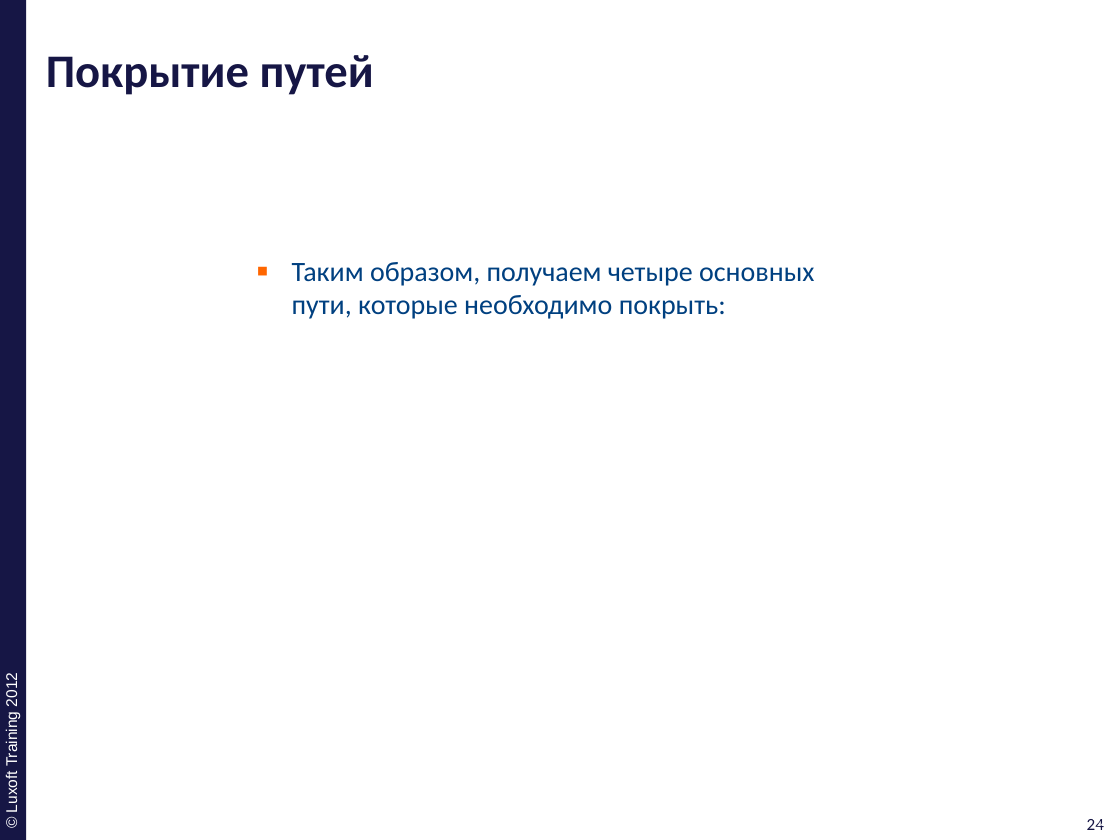
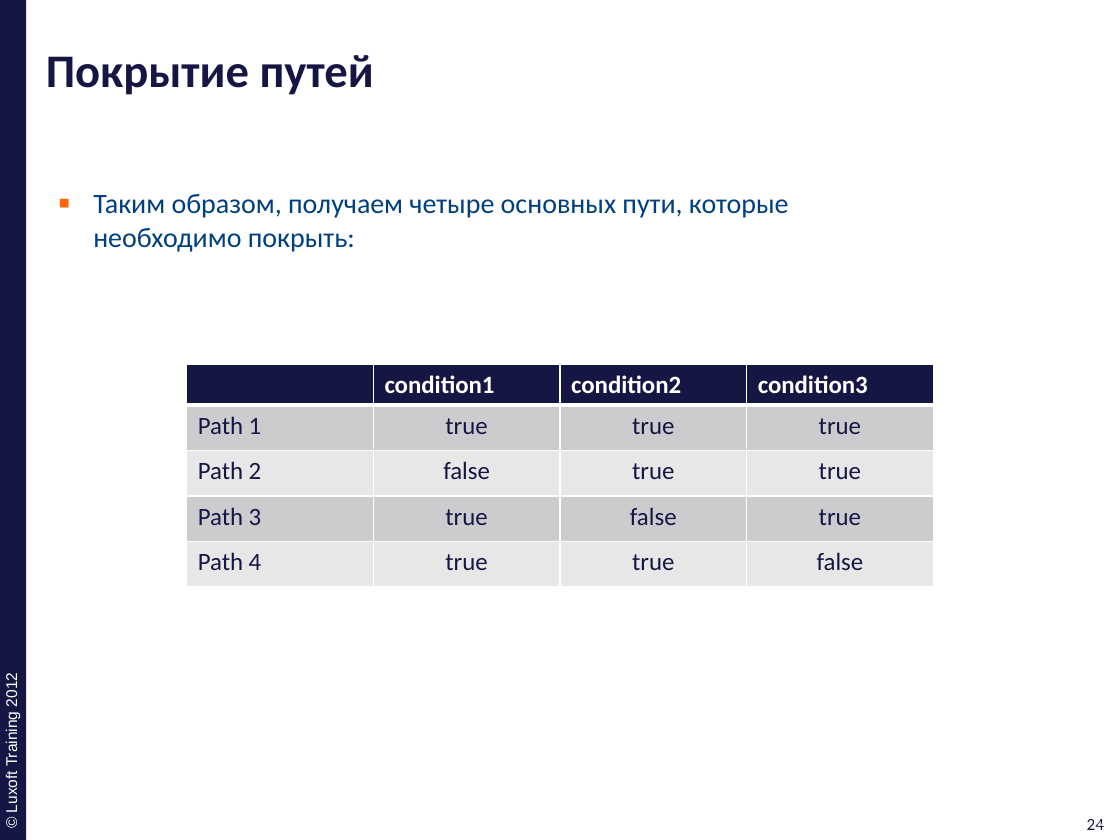
Before and after one commit to ivan-dyachenko/Trainings, a slide deck: slide 24 of Test Driven Development/materials/pptx/3. TDD-Code-Coverage.pptx. Drawn at 1120x840 pixels with LibreOffice and Linux fonts; fonts in the diff are those of the drawing; background and template pictures are left out. Boxes give left, top, right and bottom in pixels: in the first picture for what was removed or moved away, otherwise in the second. Text is boxed around its words. In the diff, an @@ line names an element or a change of style, - is before the commit and + after.

```diff
--- a/Test Driven Development/materials/pptx/3. TDD-Code-Coverage.pptx
+++ b/Test Driven Development/materials/pptx/3. TDD-Code-Coverage.pptx
@@ text "Таким образом, получаем четыре основных ..." rewrapped from bbox=[292, 262, 814, 319] to bbox=[93, 194, 789, 252] @@
@@ table added at bbox=[187, 364, 935, 587], 5 rows, 4 columns @@
+ | condition1 | condition2 | condition3
+Path 1 | true | true | true
+Path 2 | false | true | true
+Path 3 | true | false | true
+Path 4 | true | true | false
```
Also in this commit, not shown: 36 other slides changed.
